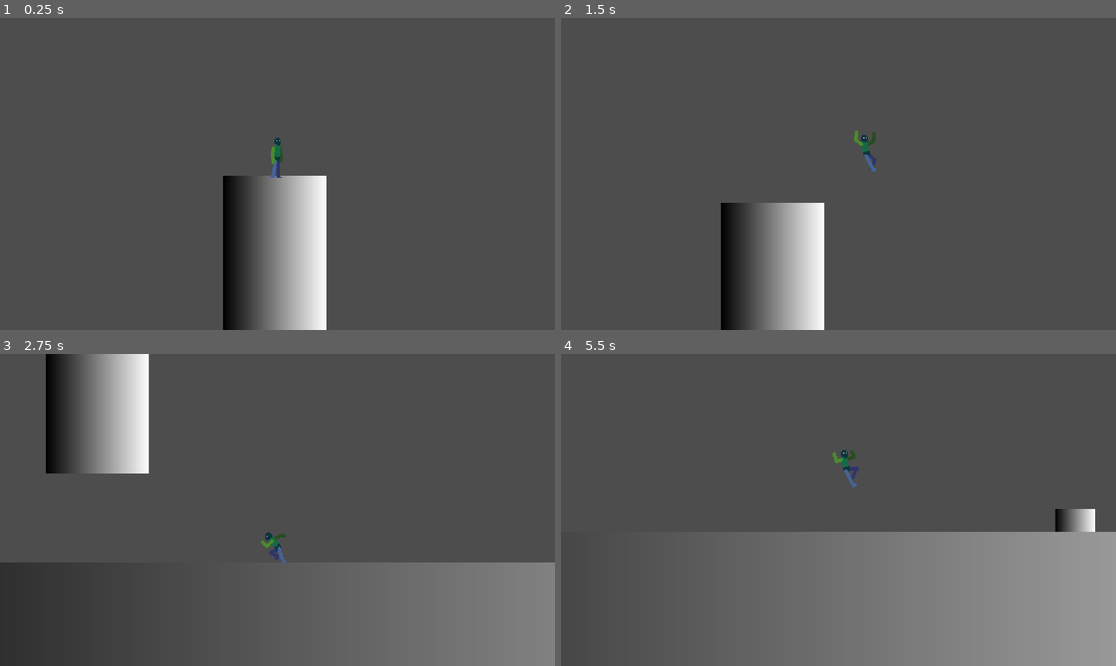
Above: before the commit, frames 1-4 (two rows, left to right).
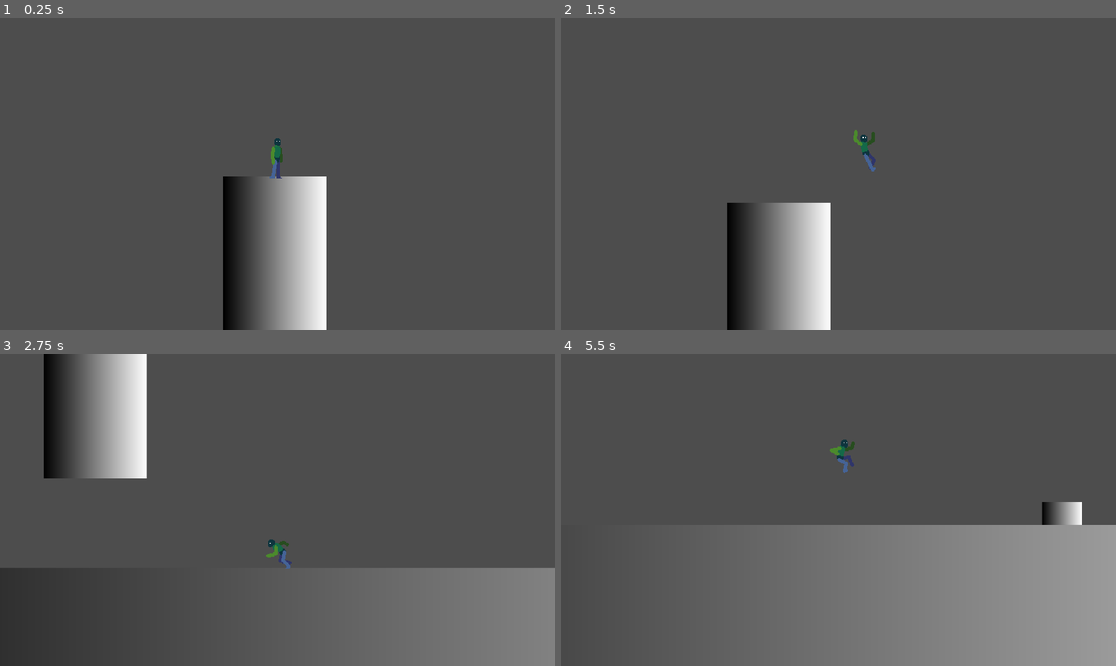
Above: after the commit, the same moments.

Repository: Trunixx/Project-Melee
Game: Godot game, scene res://scenes/main.tscn
Two runs of this game, one before a commit and one after it. Both use one fixed random seed, a clock stepped at 60 frames per second and the inputs below.
Inputs:
- Up to frame 1 (0.25 s): no input
- Up to frame 2 (1.5 s): hold Alt (walking) 0.53-1.28 s; hold D (move_right) from 0.53 s (still down); tap Space (jump) at 0.77, 0.8, 1.07, 1.35 s
- Up to frame 3 (2.75 s): tap Space (jump) at 1.52, 1.82, 2.3 s; tap Alt (walking) at 1.55 s; release D (move_right) at 2.03 s; hold A (move_left) from 2.03 s (still down); hold Shift (sprinting) from 2.03 s (still down)
- Up to frame 4 (5.5 s): release A (move_left) at 2.78 s; release Shift (sprinting) at 2.78 s; hold D (move_right) 2.78-4.28 s; tap Alt (walking) at 2.85, 4.55 s; tap Space (jump) at 3.02, 3.32, 3.77, 3.8, 4.07, 4.35, 4.52, 4.82, 5.3 s; hold Alt (walking) 3.53-4.28 s; hold A (move_left) 4.28-5.03 s; hold D (move_right) from 5.03 s (still down); hold Shift (sprinting) from 5.03 s (still down)

The runs differ from the first frame. In frame 1, less than 0.1% of the frame differs, in the area x 40-59%, y 38-52%; in frame 2, 1.0%; in frame 3, 1.5%; in frame 4, 2.3%, in the area x 35-100%, y 27-58%.

Commit message:
Merged the falling states

Diff:
--- a/resources/actor_stats.gd
+++ b/resources/actor_stats.gd
@@ -3,7 +3,6 @@
 # TODO: Tune the gravity values
 # Used when calculating gravity
 @export var gravity : float = ProjectSettings.get_setting("physics/2d/default_gravity")
-@export var jump_gravity : float = gravity
 
 # Used as a move impulse
 @export var move_force : float = 120.0
@@ -29,7 +28,7 @@
 
 # Used when starting to move
 @export var ground_acceleration : float = 600.0
-@export var air_acceleration : float = 180.0
+@export var air_acceleration : float = 100.0
 
 # Used when reversing the direction of the movement
 @export var ground_deceleration : float = 1200.0
--- a/scenes/actor.tscn
+++ b/scenes/actor.tscn
@@ -13,10 +13,8 @@
 [ext_resource type="Script" uid="uid://ddqmxcqswum4o" path="res://scripts/states/running.gd" id="8_lu3a0"]
 [ext_resource type="Script" uid="uid://bexg5by40y4un" path="res://scripts/states/turnskid.gd" id="10_asua5"]
 [ext_resource type="Script" uid="uid://b6vu4nyy7mc7b" path="res://scripts/states/sprinting.gd" id="10_wptxq"]
-[ext_resource type="Script" uid="uid://d13o6vql7uixl" path="res://scripts/states/jumpfalling.gd" id="12_r46fi"]
 [ext_resource type="Script" uid="uid://bgxqrdb8prj08" path="res://scripts/states/longprejump.gd" id="13_ml442"]
 [ext_resource type="Script" uid="uid://vmparhqp68k" path="res://scripts/states/longjumping.gd" id="14_slxpf"]
-[ext_resource type="Script" uid="uid://coiagfixswq74" path="res://scripts/states/longjumpfalling.gd" id="15_admo0"]
 
 [sub_resource type="Animation" id="Animation_yvg0l"]
 length = 0.001
@@ -288,6 +286,7 @@
 
 [node name="Camera" type="Camera2D" parent="." unique_id=2134078577]
 zoom = Vector2(3, 3)
+process_callback = 0
 position_smoothing_enabled = true
 
 [node name="View" type="Node2D" parent="." unique_id=537658040]
@@ -346,10 +345,6 @@
 script = ExtResource("4_0jvkp")
 metadata/_custom_type_script = "uid://b2y5knongy00n"
 
-[node name="Jumpfalling" type="Node" parent="StateMachine" unique_id=65230541]
-script = ExtResource("12_r46fi")
-metadata/_custom_type_script = "uid://d13o6vql7uixl"
-
 [node name="Longprejump" type="Node" parent="StateMachine" unique_id=1456729406]
 script = ExtResource("13_ml442")
 metadata/_custom_type_script = "uid://bgxqrdb8prj08"
@@ -358,10 +353,6 @@
 script = ExtResource("14_slxpf")
 metadata/_custom_type_script = "uid://vmparhqp68k"
 
-[node name="Longjumpfalling" type="Node" parent="StateMachine" unique_id=1921316448]
-script = ExtResource("15_admo0")
-metadata/_custom_type_script = "uid://coiagfixswq74"
-
 [node name="Falling" type="Node" parent="StateMachine" unique_id=1774970719]
 script = ExtResource("7_yvg0l")
 metadata/_custom_type_script = "uid://cd4udnwwu7t1i"
--- a/scripts/actor.gd
+++ b/scripts/actor.gd
@@ -21,6 +21,7 @@
 	if Input.is_action_just_pressed("jump"):
 		jump_buffer_timer.start()
 
+# TODO: Check if these methods can be put in the actor_state class for the SRP
 func get_input_x() -> float:
 	if direction_queue.is_empty():
 		return 0.0
--- a/scripts/states/actor_state.gd
+++ b/scripts/states/actor_state.gd
@@ -13,6 +13,7 @@
 const FALLING = "Falling"
 const LONGJUMPFALLING = "Longjumpfalling"
 const JUMPFALLING = "Jumpfalling"
+const FALLSTUN = "Fallstun"
 
 var actor : Actor
 
--- a/scripts/states/jumpfalling.gd
+++ /dev/null
@@ -1,25 +0,0 @@
-class_name Jumpfalling extends ActorState
-
-func enter(previous_state_path: String, data := {}) -> void:
-	actor.animation_player.play(state_name)
-
-func exit() -> void:
-	pass
-
-func handle_input(event: InputEvent) -> void:
-	pass
-
-func update(_delta: float) -> void:
-	pass
-
-func physics_update(delta: float) -> void:
-	actor.apply_air_move(delta)
-	actor.do_move(delta, actor.stats.jump_gravity)
-
-	if actor.is_on_floor():
-		if is_equal_approx(actor.get_input_x(), 0.0):
-			finished.emit(IDLE)
-		elif Input.is_action_pressed("walking"):
-			finished.emit(WALKING)
-		else:
-			finished.emit(RUNNING)
--- a/scripts/states/jumping.gd
+++ b/scripts/states/jumping.gd
@@ -2,6 +2,7 @@
 
 func enter(previous_state_path: String, data := {}) -> void:
 	var input_x = actor.get_input_x()
+	# These two lines avoid giving momentum if changing direction between prejump and jump
 	if sign(actor.stats.previous_speed) == sign(input_x):
 		actor.velocity.x = abs(actor.stats.previous_speed) * input_x
 	actor.velocity.y -= actor.stats.jump_force
@@ -21,4 +22,4 @@
 	actor.do_move(delta, actor.stats.gravity)
 
 	if actor.velocity.y >= 0:
-		finished.emit(JUMPFALLING)
+		finished.emit(FALLING)
--- a/scripts/states/longjumpfalling.gd
+++ /dev/null
@@ -1,25 +0,0 @@
-class_name Longjumpfalling extends ActorState
-
-func enter(previous_state_path: String, data := {}) -> void:
-	actor.animation_player.play(state_name)
-
-func exit() -> void:
-	pass
-
-func handle_input(event: InputEvent) -> void:
-	pass
-
-func update(_delta: float) -> void:
-	pass
-
-func physics_update(delta: float) -> void:
-	actor.apply_air_move(delta)
-	actor.do_move(delta, actor.stats.jump_gravity)
-
-	if actor.is_on_floor():
-		if is_equal_approx(actor.get_input_x(), 0.0):
-			finished.emit(IDLE)
-		elif Input.is_action_pressed("walking"):
-			finished.emit(WALKING)
-		else:
-			finished.emit(RUNNING)
--- a/scripts/states/longjumping.gd
+++ b/scripts/states/longjumping.gd
@@ -2,6 +2,7 @@
 
 func enter(previous_state_path: String, data := {}) -> void:
 	var input_x = actor.get_input_x()
+	# These two lines avoid giving momentum if changing direction between prejump and jump
 	if sign(actor.stats.previous_speed) == sign(input_x):
 		actor.velocity.x = abs(actor.stats.previous_speed) * input_x
 	actor.velocity.y -= actor.stats.long_jump_force
@@ -21,4 +22,4 @@
 	actor.do_move(delta, actor.stats.gravity)
 
 	if actor.velocity.y >= 0:
-		finished.emit(LONGJUMPFALLING)
+		finished.emit(FALLING)
Not shown, removed: scripts/states/jumpfalling.gd.uid
Not shown, removed: scripts/states/longjumpfalling.gd.uid
